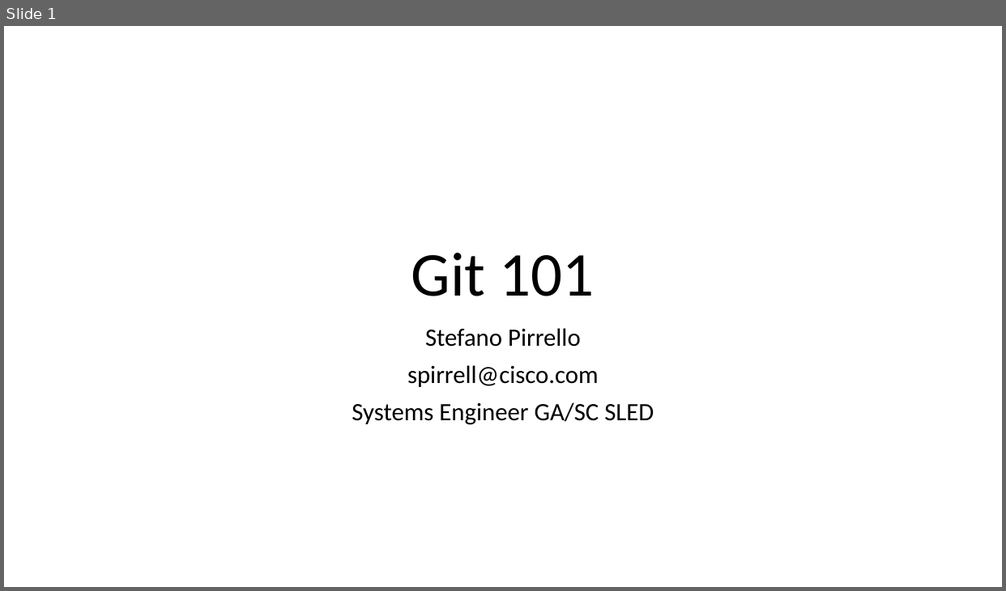
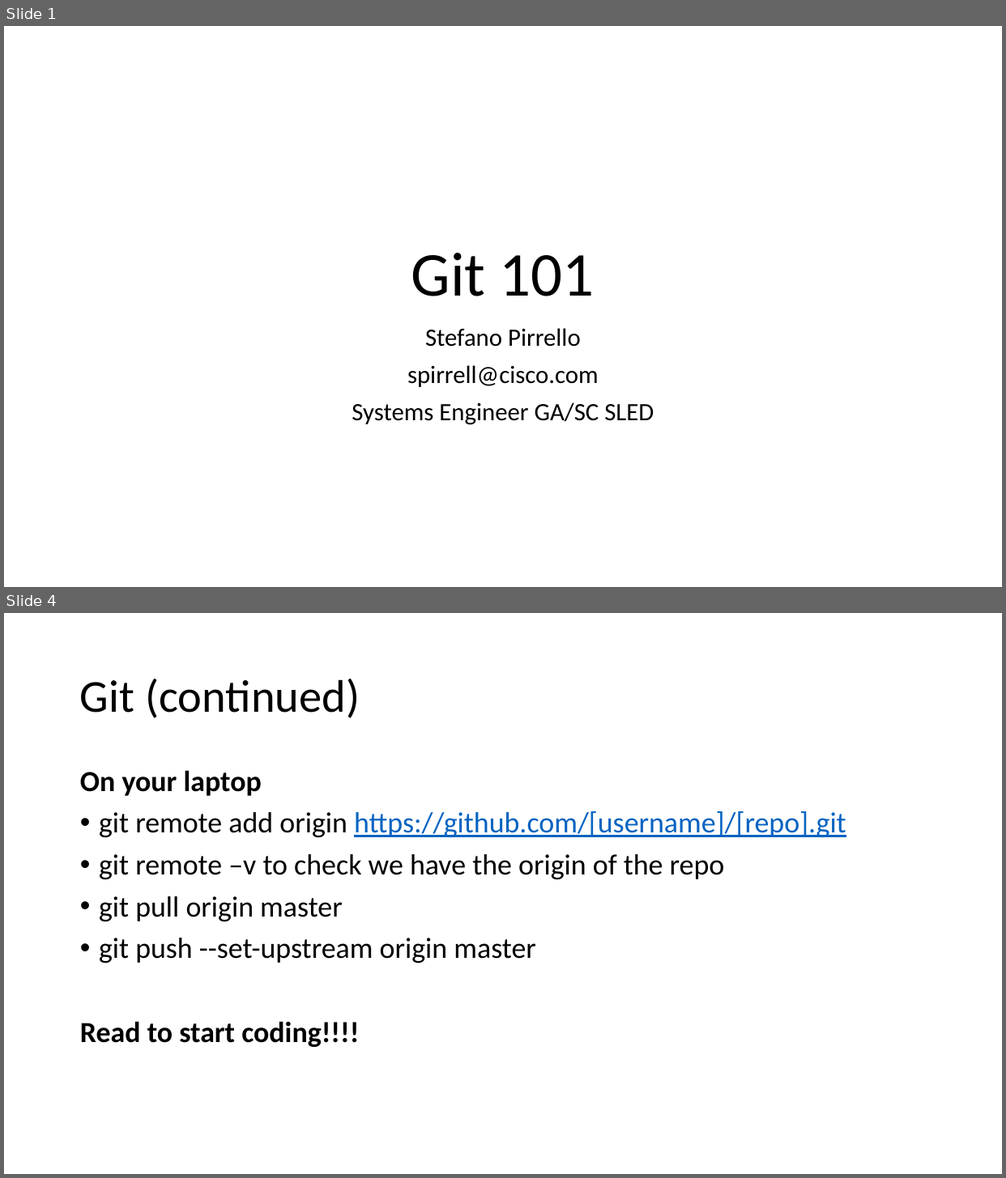
Before and after one commit to spirrello/devshow, a slide deck: Git101.pptx. Shown one above the other, each under a label of ours: slide 1 before the commit, slides 1 and 4 after it; the slides between them are not shown. The pictures are 1006x591 and 1006x1178 pixels, drawn with LibreOffice and Linux fonts; fonts in the diff are those of the drawing. Boxes give left, top, right and bottom in pixels: in the first picture for what was removed or moved away, otherwise in the second. Text is boxed around its words. In the diff, an @@ line names an element or a change of style, - is before the commit and + after.

```diff
--- a/Git101.pptx
+++ b/Git101.pptx
@@ slide 4 added at (4, 613, 1002, 1174), background #FFFFFF @@
@@ title added at (80, 679, 360, 718), 44 pt, text #000000 @@
+Git (continued)
@@ text added at (80, 770, 846, 1047), 28 pt, text #000000 @@
+On your laptop
+• git remote add origin https://github.com/[username]/[repo].git
+• git remote –v to check we have the origin of the repo
+• git pull origin master
+• git push --set-upstream origin master
+Read to start coding!!!!
```
Also in this commit, not shown: 2 slides changed, 3 other slides added, 5 slides removed, 1 other file.
